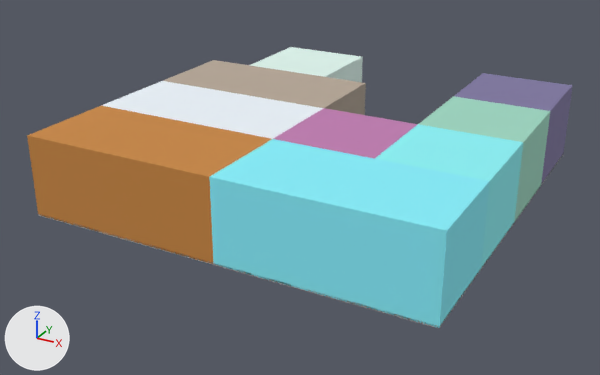
Two versions of the glTF model adjacent.glb, one commit apart.
Camera for both pictures: a camera (50 mm lens) standing at (28.0, -25.3, 17.0) and looking at (9.4, 8.7, 0.1). Every picture has the same lights, and +X, +Y and +Z are marked at lower left. Where no turn or scale is listed for an object, it has been applied to the vertices.

The scene before the commit, as lines of its bpy script (objects in view):
```python
ob_1914_mesh = bpy.data.objects.new('1914_mesh', me_1914_mesh)
ob_1914_mesh.location = (0.0, 0.0, 0.0)
ob_1917_mesh = bpy.data.objects.new('1917_mesh', me_1917_mesh)
ob_1917_mesh.location = (0.0, 0.0, 0.0)
ob_1920_mesh = bpy.data.objects.new('1920_mesh', me_1920_mesh)
ob_1920_mesh.location = (0.0, 0.0, 0.0)
ob_1923_mesh = bpy.data.objects.new('1923_mesh', me_1923_mesh)
ob_1923_mesh.location = (0.0, 0.0, 0.0)
ob_1926_mesh = bpy.data.objects.new('1926_mesh', me_1926_mesh)
ob_1926_mesh.location = (0.0, 0.0, 0.0)
ob_1929_mesh = bpy.data.objects.new('1929_mesh', me_1929_mesh)
ob_1929_mesh.location = (0.0, 0.0, 0.0)
ob_1932_mesh = bpy.data.objects.new('1932_mesh', me_1932_mesh)
ob_1932_mesh.location = (0.0, 0.0, 0.0)
ob_1935_mesh = bpy.data.objects.new('1935_mesh', me_1935_mesh)
ob_1935_mesh.location = (0.0, 0.0, 0.0)
ob_1938_mesh = bpy.data.objects.new('1938_mesh', me_1938_mesh)
ob_1938_mesh.location = (0.0, 0.0, 0.0)
# also in view: '1911_mesh' at (10.0, 10.0, 0.0)
```
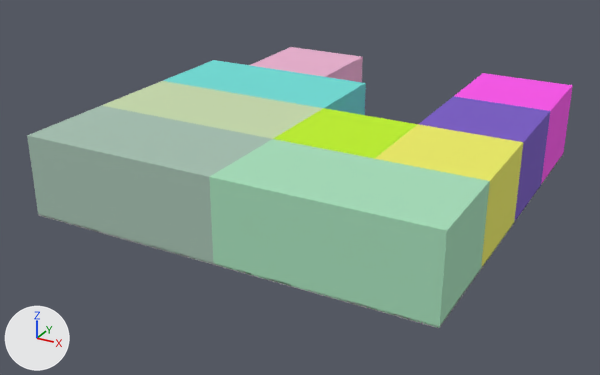
What differs and where, as boxes [x1, y1, x2, y2] in the pictures (600 x 375 px):
'1920_mesh', recoloured (cyan to green)
    both: [209, 139, 490, 328]
'1914_mesh', recoloured (orange to grey)
    both: [27, 106, 272, 264]
'1929_mesh', recoloured (cyan to yellow)
    both: [375, 124, 523, 267]
'1917_mesh', recoloured (white to green)
    both: [101, 81, 323, 139]
'1923_mesh', recoloured (grey to cyan)
    both: [163, 60, 366, 115]
'1935_mesh', recoloured (green to purple)
    both: [419, 96, 550, 223]
'1926_mesh', recoloured (pink to green)
    both: [273, 108, 418, 159]
'1938_mesh', recoloured (blue to pink)
    both: [454, 73, 573, 184]
'1932_mesh', recoloured (white to pink)
    both: [250, 47, 363, 82]

What changed in the scene script:
```text
Change me_1914_mesh:
    where me_1914_mesh.from_pydata(...)  # 8 vertices, 12 faces; spans x 0.0..10.0, y 0.0..5.0, z 0.0..4.0
    remove me_1914_mesh.materials.append(mat_8b666afb_afa9_4c45_9e05_5fe9761abd10)  # orange #c98740
    add me_1914_mesh.materials.append(mat_3a6a1889_8aa9_488e_96df_7771bc28d9d9)  # light grey #a6c1b2
Change me_1917_mesh:
    where me_1917_mesh.from_pydata(...)  # 8 vertices, 12 faces; spans x 0.0..10.0, y 5.0..10.0, z 0.0..4.0
    remove me_1917_mesh.materials.append(mat_64860140_6629_4362_b762_fd06e59b28ad)  # white #eef6fc
    add me_1917_mesh.materials.append(mat_2ac977c4_e0d5_4385_85de_a7fcfe0d225f)  # green #c9dcae
Change me_1920_mesh:
    where me_1920_mesh.from_pydata(...)  # 8 vertices, 12 faces; spans x 10.0..20.0, y 0.0..5.0, z 0.0..4.0
    remove me_1920_mesh.materials.append(mat_9815947e_ab04_40df_86b6_e31b7adf6d8a)  # cyan #87f0fd
    add me_1920_mesh.materials.append(mat_4e616a24_8238_4e44_ad71_736e23fe2b51)  # green #a7e0bc
Change me_1923_mesh:
    where me_1923_mesh.from_pydata(...)  # 8 vertices, 12 faces; spans x 0.0..10.0, y 10.0..15.0, z 0.0..4.0
    remove me_1923_mesh.materials.append(mat_5796d950_bf16_4800_a6f3_8a69ebba0143)  # beige #b7a898
    add me_1923_mesh.materials.append(mat_70cb2698_02a6_4761_93a3_f47ecd21e3d4)  # cyan #6fdfd8
Change me_1926_mesh:
    where me_1926_mesh.from_pydata(...)  # 8 vertices, 12 faces; spans x 10.0..15.0, y 5.0..10.0, z 0.0..4.0
    remove me_1926_mesh.materials.append(mat_cfefa690_2fa3_4503_a7f6_db17361ae565)  # pink #c17cb2
    add me_1926_mesh.materials.append(mat_96329056_ac26_4bcb_9c9b_d8090e246adf)  # green #c1f41e
Change me_1929_mesh:
    where me_1929_mesh.from_pydata(...)  # 8 vertices, 12 faces; spans x 15.0..20.0, y 5.0..10.0, z 0.0..4.0
    remove me_1929_mesh.materials.append(mat_9db4bf90_7485_4673_93f6_f00bab45b7b6)  # cyan #8cf4f8
    add me_1929_mesh.materials.append(mat_3e09fb20_72bc_4e0b_bae6_ca67931734b9)  # yellow #eeee64
Change me_1932_mesh:
    where me_1932_mesh.from_pydata(...)  # 8 vertices, 12 faces; spans x 2.5..7.5, y 15.0..20.0, z 0.0..4.0
    remove me_1932_mesh.materials.append(mat_135a549c_c5d0_4ccf_808f_1bd19158e254)  # white #e0f7ef
    add me_1932_mesh.materials.append(mat_9a58b575_1477_4239_b5d3_9893537ae378)  # pink #ecb1d0
Change me_1935_mesh:
    where me_1935_mesh.from_pydata(...)  # 8 vertices, 12 faces; spans x 15.0..20.0, y 10.0..15.0, z 0.0..4.0
    remove me_1935_mesh.materials.append(mat_5a5e697b_7391_4343_b5b8_4e8b5ff7d1f8)  # green #9fd8c3
    add me_1935_mesh.materials.append(mat_9a7128a7_9a9c_49e5_921c_158d645d7728)  # purple #7959c6
Change me_1938_mesh:
    where me_1938_mesh.from_pydata(...)  # 8 vertices, 12 faces; spans x 15.0..20.0, y 15.0..20.0, z 0.0..4.0
    remove me_1938_mesh.materials.append(mat_5f9873e4_6941_4c66_9e26_4f6188d751f7)  # blue #7f77a1
    add me_1938_mesh.materials.append(mat_e7346aa8_7aa4_4f57_9ac9_bc500cdda728)  # pink #fd50ed
```
